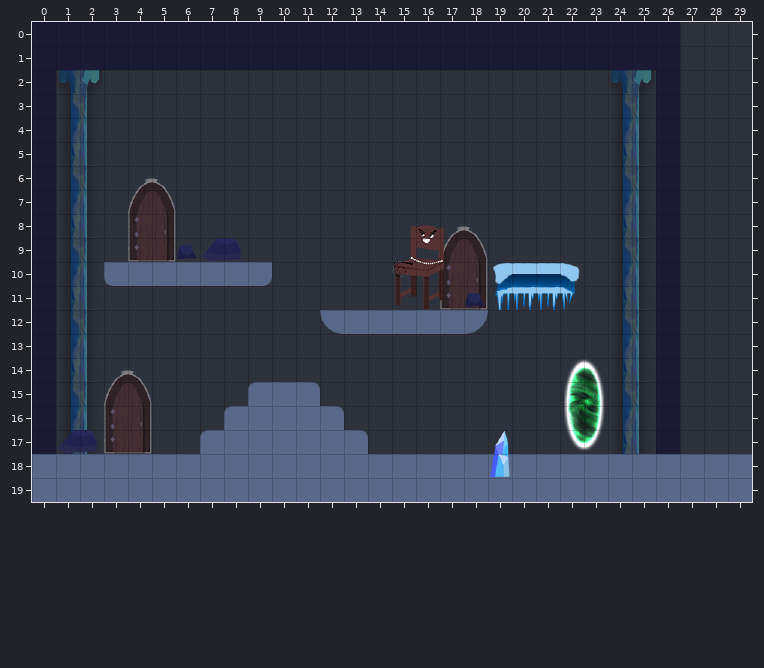
One commit to this Tiled map: BadRock 0.0.0/testmap_new.tmx. The picture above was drawn from the file before the commit.
Cells are 32x32 px. Shown: x 0..29, y 0..19.
Now the later version:
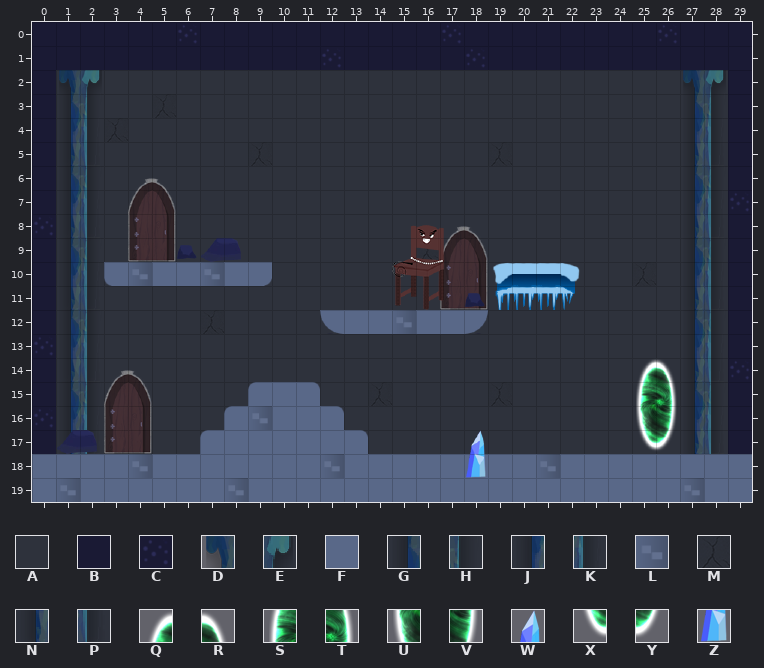
Key: from "tilesmap3": A 0, B 1, C 2, D 4, E 5, F 8, G 12, H 13, J 20, K 21, L 24, M 25, N 28, P 29, Q 37, R 38, S 45, T 46, U 53, V 54, W 56, X 61, Y 62, Z 64.
_ is an empty cell, # one hidden under a higher layer.
Tiles of an added or newly shown layer are drawn over the layers below it.
See-through tiles are keyed as they look on the map.
Edits made:
Layer "background":
y 0: x 6 B -> #; x 17 B -> #; x 26 B -> #
y 1: x 12 B -> #; x 18 B -> #
y 2..7: x 26 B -> A
y 8: x 0 B -> #; x 26 B -> A
y 9: x 26 B -> A
y 10: x 25..26 AB -> MA
y 11..12: x 26 B -> A
y 13: x 0 B -> #; x 26 B -> A
y 14..15: x 26 B -> A
y 16: x 0 B -> #; x 26 B -> A
y 17: x 26 B -> A
y 18: x 4 F -> #; x 12 F -> #; x 18..19 FF -> ##; x 21 F -> #
y 19: x 1 F -> #; x 8 F -> #; x 27 F -> #
Layer "colonne":
y 2: x 24..25 DE -> __; x 27..28 __ -> DE
y 3: x 24..25 GH -> __; x 27..28 __ -> GH
y 4: x 24..25 JK -> __; x 27..28 __ -> JK
y 5: x 24..25 NP -> __; x 27..28 __ -> NP
y 6: x 24..25 GH -> __; x 27..28 __ -> GH
y 7: x 24..25 JK -> __; x 27..28 __ -> JK
y 8: x 24..25 NP -> __; x 27..28 __ -> NP
y 9: x 24..25 GH -> __; x 27..28 __ -> GH
y 10: x 24..25 JK -> __; x 27..28 __ -> JK
y 11: x 24..25 NP -> __; x 27..28 __ -> NP
y 12: x 24..25 GH -> __; x 27..28 __ -> GH
y 13: x 24..25 JK -> __; x 27..28 __ -> JK
y 14: x 24..25 NP -> __; x 27..28 __ -> NP
y 15: x 24..25 GH -> __; x 27..28 __ -> GH
y 16: x 24..25 JK -> __; x 27..28 __ -> JK
y 17: x 24..25 NP -> __; x 27..28 __ -> NP
Layer "piattaforme":
y 10: x 4 F -> L; x 7 F -> L
y 12: x 15 F -> L
y 16: x 9 F -> L
y 18: x 4 _ -> L; x 12 _ -> L; x 18..19 __ -> FF; x 21 _ -> L
y 19: x 1 _ -> L; x 8 _ -> L; x 27 _ -> L
Layer "muri" (added):
y 0: x 6 _ -> C; x 17 _ -> C; x 26..29 ____ -> CBBB
y 1: x 12 _ -> C; x 18 _ -> C; x 27..29 ___ -> BBB
y 2..6: x 29 _ -> B
y 7: x 29 _ -> C
y 8: x 0 _ -> C; x 29 _ -> B
y 9..12: x 29 _ -> B
y 13: x 0 _ -> C; x 29 _ -> B
y 14: x 29 _ -> C
y 15: x 29 _ -> B
y 16: x 0 _ -> C; x 29 _ -> B
y 17: x 29 _ -> B
Layer "spuntoni":
y 17: x 18..19 _W -> W_
y 18: x 18..19 _Z -> Z_
Layer "endgame":
y 14: x 22..23 QR -> __; x 25..26 __ -> QR
y 15: x 22..23 ST -> __; x 25..26 __ -> ST
y 16: x 22..23 UV -> __; x 25..26 __ -> UV
y 17: x 22..23 XY -> __; x 25..26 __ -> XY
